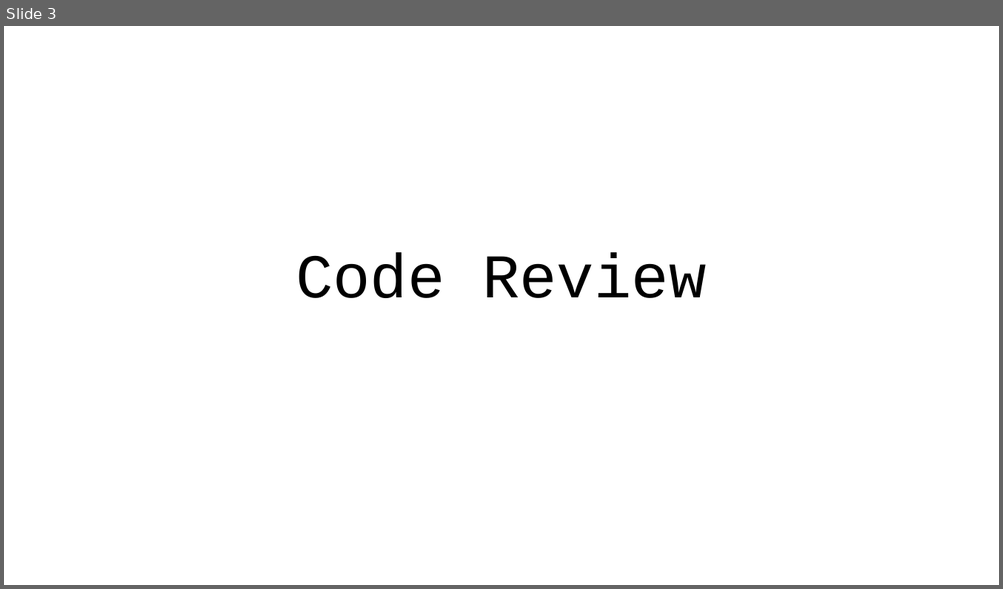
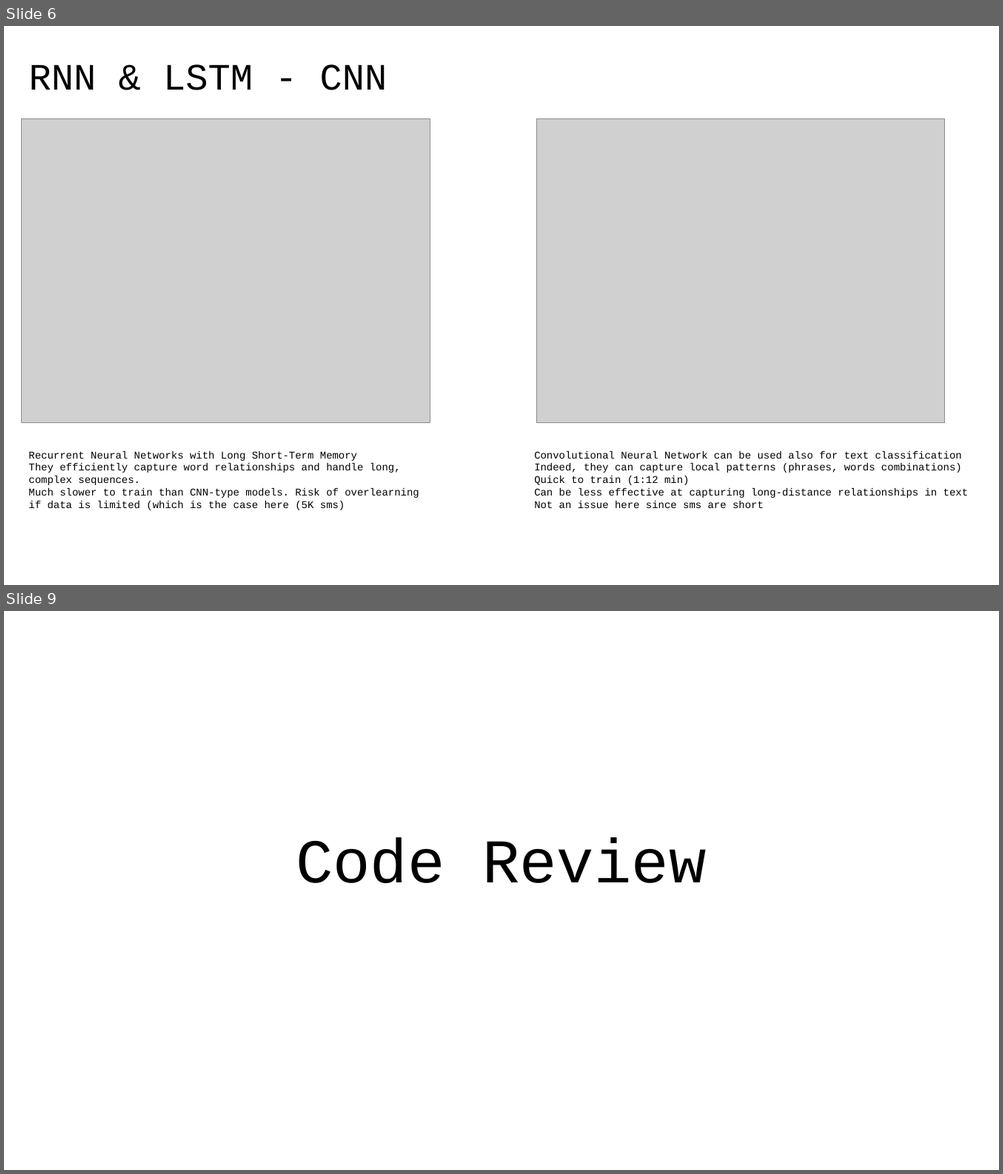
Before and after one commit to 40tude/02_Data-Science_Fullstack_march_2024, a slide deck: 07_deep_learning/99_Project_ATT/01_att_project.pptx. Shown one above the other, each under a label of ours: slide 3 before the commit, slides 6 and 9 after it; the slides between them are not shown. The pictures are 1003x589 and 1003x1174 pixels, drawn with LibreOffice and Linux fonts; fonts in the diff are those of the drawing; grey boxes stand for pictures. Boxes give left, top, right and bottom in pixels: in the first picture for what was removed or moved away, otherwise in the second. Text is boxed around its words. In the diff, an @@ line names an element or a change of style, - is before the commit and + after.

```diff
--- a/07_deep_learning/99_Project_ATT/01_att_project.pptx
+++ b/07_deep_learning/99_Project_ATT/01_att_project.pptx
@@ slide 6 added at bbox=[4, 26, 999, 585], background #FFFFFF @@
@@ title added at bbox=[29, 64, 387, 90], 36 pt, text #000000 @@
+RNN & LSTM - CNN
@@ picture added at bbox=[21, 118, 430, 423] @@
@@ picture added at bbox=[537, 118, 945, 423] @@
@@ text added at bbox=[28, 452, 418, 511], 10 pt, text #000000 @@
+Recurrent Neural Networks with Long Short-Term Memory
+They efficiently capture word relationships and handle long, complex sequences.
+Much slower to train than CNN-type models. Risk of overlearning if data is limited (which is the case here (5K sms)
@@ text added at bbox=[534, 452, 967, 508], 10 pt, text #000000 @@
+Convolutional Neural Network can be used also for text classification
+Indeed, they can capture local patterns (phrases, words combinations)
+Quick to train (1:12 min)
+Can be less effective at capturing long-distance relationships in text
+Not an issue here since sms are short
@@ what was slide 3 is now slide 9 @@
```
Also in this commit, not shown: 1 slide changed, 5 other slides added, 1 slide removed, 17 other files.
